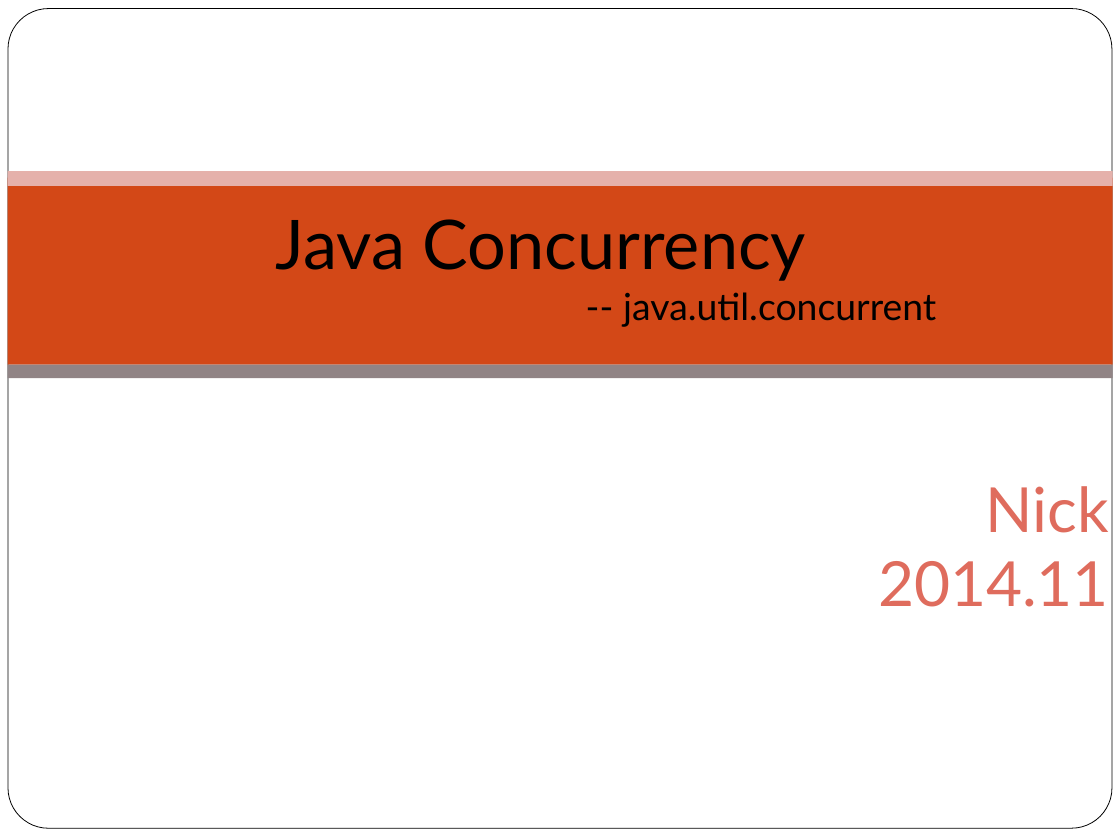
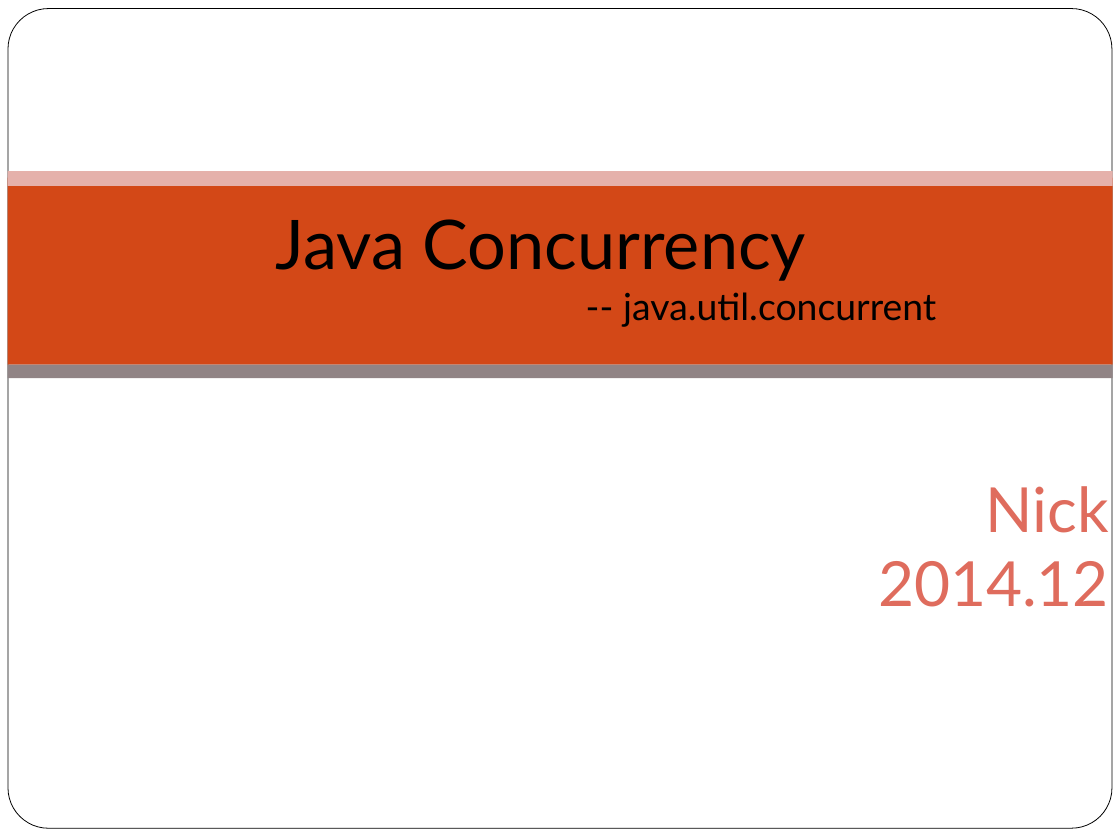
Before and after one commit to NickyQian/Practice, a slide deck: slide 1 of Document/Java Concurrency.pptx. Drawn at 1120x840 pixels with LibreOffice and Linux fonts; fonts in the diff are those of the drawing; background and template pictures are left out. Boxes give left, top, right and bottom in pixels: in the first picture for what was removed or moved away, otherwise in the second. Text is boxed around its words. In the diff, an @@ line names an element or a change of style, - is before the commit and + after.

```diff
--- a/Document/Java Concurrency.pptx
+++ b/Document/Java Concurrency.pptx
@@ title at bbox=[878, 486, 1109, 607]: text changed @@
-Nick
-2014.11
+Nick
+2014.12
```
Also in this commit, not shown: 8 other slides changed, 11 slides added, 2 slides removed.
